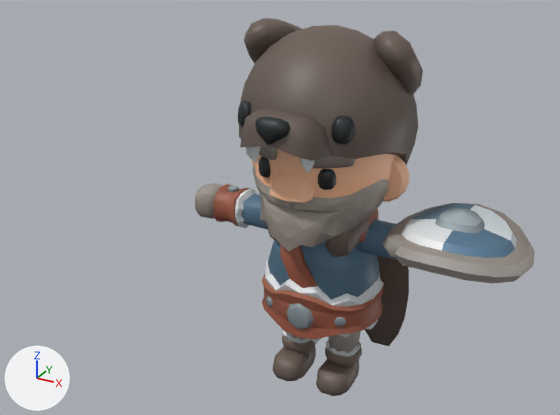
An edit to the glTF model public/models/units/barbarian.glb, drawn before and after from the same camera.
The view is the same before and after, from a 50 mm lens placed at (1.95, -4.14, 3.23), pointed at (-0.12, -0.38, 1.35). Lighting does not change. The marker at lower left points along +X, +Y and +Z. The picture after the commit comes second. Where no turn or scale is listed for an object, it has been applied to the vertices.

Objects in the first picture: 'Barbarian_ArmLeft', 'Barbarian_ArmRight', 'Barbarian_Body', 'Barbarian_Cape', 'Barbarian_Hat', 'Barbarian_Head', 'Barbarian_LegLeft', 'Barbarian_LegRight', 'Barbarian_Round_Shield'.
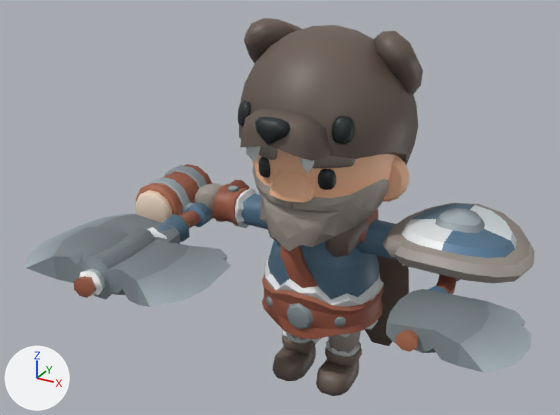
Boxes (x1, y1, x2, y2) around the edits, measured in the pictures (560 x 415 px):
'2H_Axe', added: after (26, 180, 249, 307)
'1H_Axe_Offhand', added: after (386, 274, 531, 372)
'Mug', added: after (136, 164, 212, 223)
'1H_Axe', added: after (86, 211, 212, 244)

Patch to the scene script:
```diff
--- a/public/models/units/barbarian.glb.py
+++ b/public/models/units/barbarian.glb.py
@@ me_cylinder_061 @@
+me_cylinder_061.from_pydata(...)  # 213 vertices, 426 faces; spans x -0.267..0.267, y -0.274..0.274, z -0.198..0.198
+me_cylinder_061.materials.append(mat_barbarian_texture)  # picture img_barbarian_texture
@@ me_cube_222 @@
+me_cube_222.from_pydata(...)  # 256 vertices, 508 faces; spans x -0.62..0.62, y -0.86..0.86, z -0.13..0.13
+me_cube_222.materials.append(mat_barbarian_texture)  # picture img_barbarian_texture
@@ me_cube_001 @@
+me_cube_001.from_pydata(...)  # 141 vertices, 274 faces; spans x -0.57..0.57, y -0.15..0.15, z -1.0..1.0
+me_cube_001.materials.append(mat_barbarian_texture)  # picture img_barbarian_texture
@@ ob_mug @@
+ob_mug = bpy.data.objects.new('Mug', me_cylinder_061)
+ob_mug.location = (-1.115, -0.02, 1.049)
@@ ob_2h_axe @@
+ob_2h_axe = bpy.data.objects.new('2H_Axe', me_cube_222)
+ob_2h_axe.location = (-0.883, -0.463, 1.049)
@@ ob_1h_axe @@
+ob_1h_axe = bpy.data.objects.new('1H_Axe', me_cube_001)
+ob_1h_axe.location = (-1.115, -0.382, 1.049)
+ob_1h_axe.rotation_euler = (1.571, 0.0, 0.0)  # degrees (90, 0, 0)
+ob_1h_axe.scale = (0.622, 0.622, 0.622)
@@ ob_1h_axe_offhand @@
+ob_1h_axe_offhand = bpy.data.objects.new('1H_Axe_Offhand', me_cube_001)
+ob_1h_axe_offhand.location = (1.115, -0.382, 1.049)
+ob_1h_axe_offhand.rotation_euler = (-1.571, 0.0, 3.142)  # degrees (-90, 0, 180)
+ob_1h_axe_offhand.scale = (0.622, 0.622, 0.622)
```
